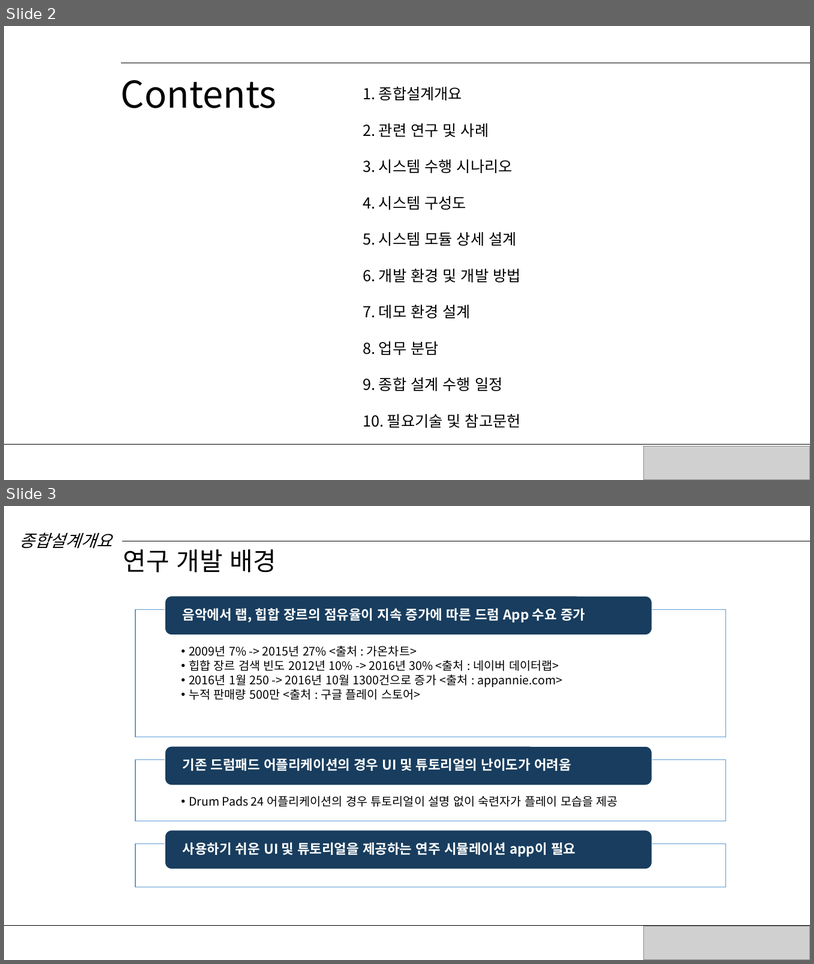
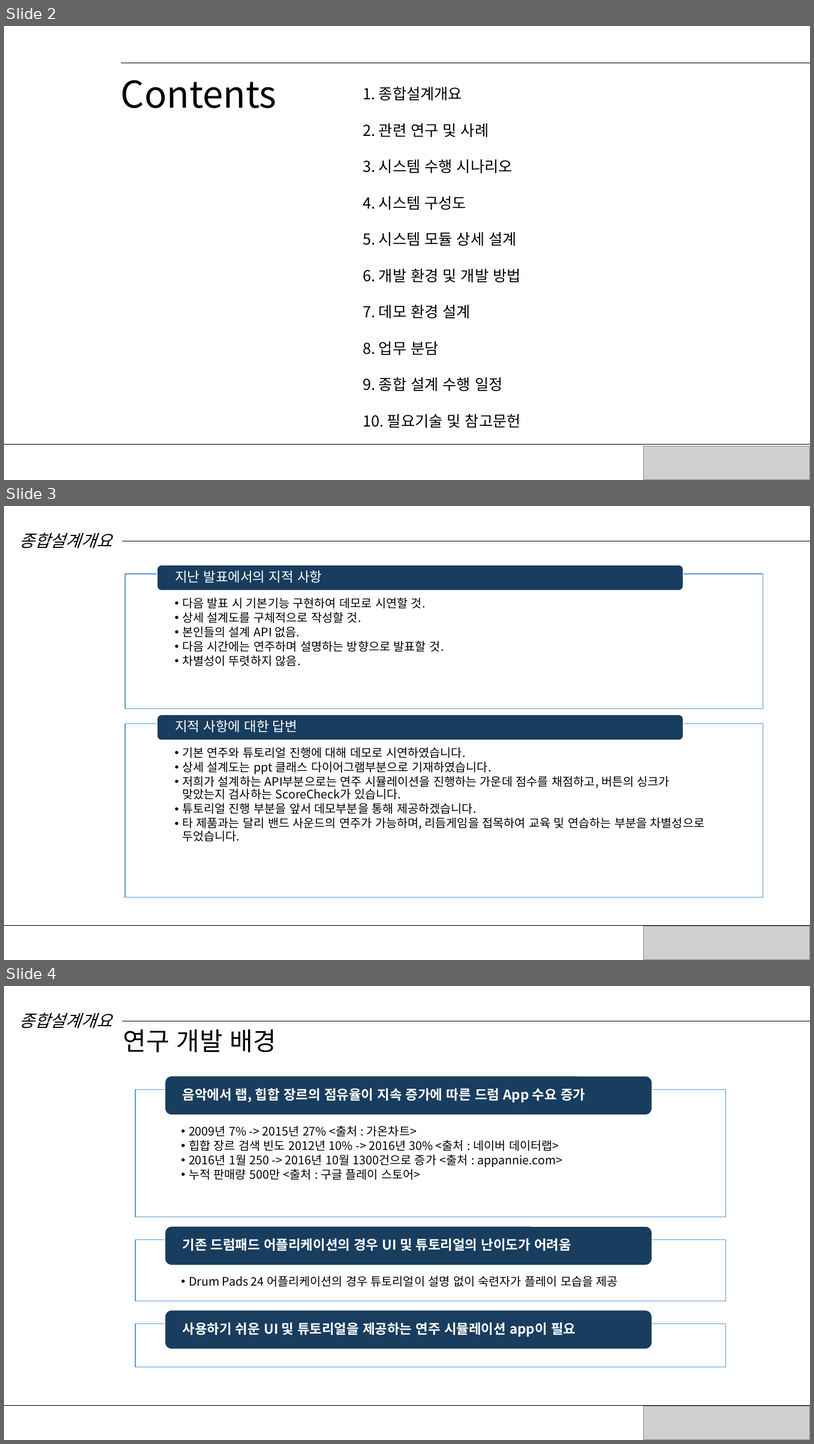
Before and after one commit to MaHyunMin/Capstone, a slide deck: 설계서4-9(마현민, 김무중).pptx. Shown one above the other, each under a label of ours: slides 2 and 3 before the commit, slides 2, 3 and 4 after it. The pictures are 814x964 and 814x1444 pixels, drawn with LibreOffice and Linux fonts; fonts in the diff are those of the drawing; grey boxes stand for pictures. Boxes give left, top, right and bottom in pixels: in the first picture for what was removed or moved away, otherwise in the second. Text is boxed around its words. In the diff, an @@ line names an element or a change of style, - is before the commit and + after.

Commit message:
2차 재심 설계서자료

```diff
--- a/설계서4-9(마현민, 김무중).pptx
+++ b/설계서4-9(마현민, 김무중).pptx
@@ slide 3 added at (4,506,810,960), background #FFFFFF @@
@@ text added at (19,532,112,549), 20 pt, text #000000, italic @@
+종합설계개요
@@ line added from (123, 541) to (810, 541), #000000 0.5 pt @@
@@ group added at (125,565,763,897): 4 texts, 2 rectangles, 2 rounded rectangles @@
+  •• 다음 발표 시 기본기능 구현하여 데모로 시연할 것.
+  •• 상세 설계도를 구체적으로 작성할 것.
+  •• 본인들의 설계 API 없음.
+  •• 다음 시간에는 연주하며 설명하는 방향으로 발표할 것.
+  •• 차별성이 뚜렷하지 않음.
+지난 발표에서의 지적 사항
+  •• 기본 연주와 튜토리얼 진행에 대해 데모로 시연하였습니다.
+  •• 상세 설계도는 ppt 클래스 다이어그램부분으로 기재하였습니다.
+  •• 저희가 설계하는 API부분으로는 연주 시뮬레이션을 진행하는 가운데 점수를 채점하고, 버튼의 싱크가 맞았는지 검사하는 ScoreCheck가 있습니다.
+  •• 튜토리얼 진행 부분을 앞서 데모부분을 통해 제공하겠습니다.
+  •• 타 제품과는 달리 밴드 사운드의 연주가 가능하며, 리듬게임을 접목하여 교육 및 연습하는 부분을 차별성으로 두었습니다.
+지적 사항에 대한 답변
@@ line added from (4, 925) to (810, 925), #000000 0.5 pt @@
@@ picture added at (644,926,810,960) @@
@@ what was slide 3 is now slide 4 @@
```
Also in this commit, not shown: 8 slides changed, 3 other slides added, 2 slides removed, 2 other files.
